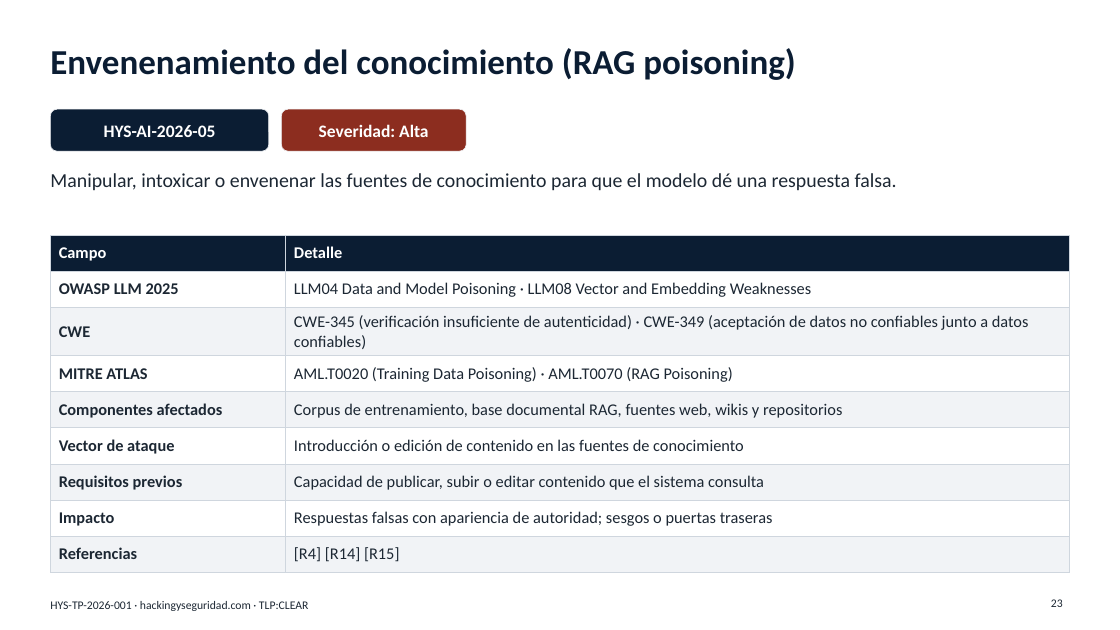
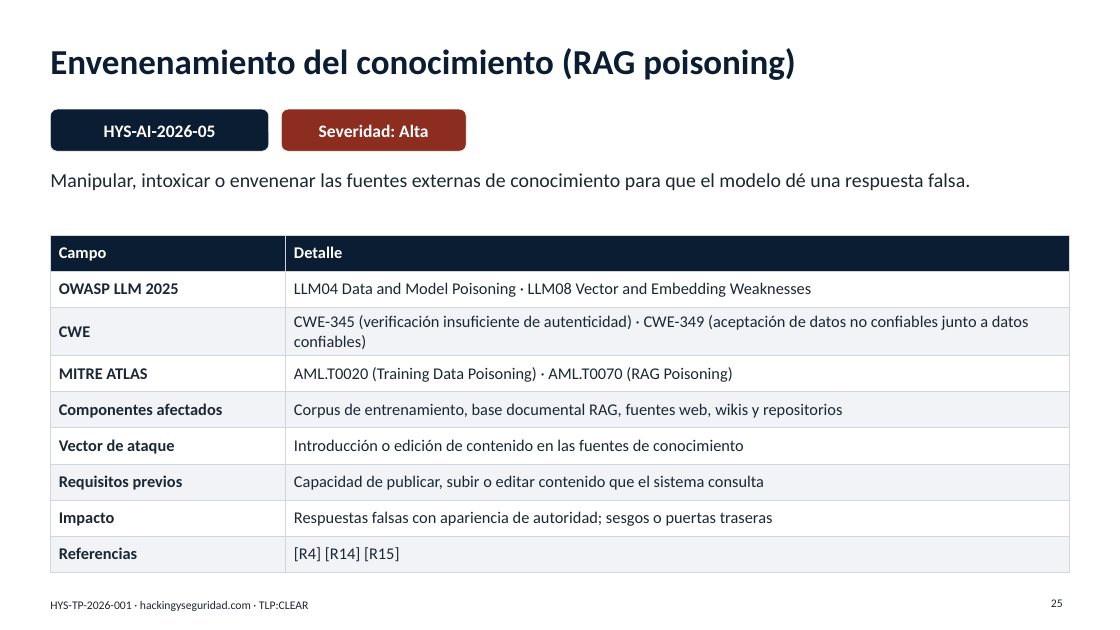
Before and after one commit to hackingyseguridad/hacking2ai, a slide deck: slide 25 of PPT_Hacking_IA_contra_IA.pptx (slide 23 before the commit). Drawn at 1120x630 pixels with LibreOffice and Linux fonts; fonts in the diff are those of the drawing. Boxes give left, top, right and bottom in pixels: in the first picture for what was removed or moved away, otherwise in the second. Text is boxed around its words. In the diff, an @@ line names an element or a change of style, - is before the commit and + after.

```diff
--- a/PPT_Hacking_IA_contra_IA.pptx
+++ b/PPT_Hacking_IA_contra_IA.pptx
@@ text at bbox=[50, 173, 970, 191]: text changed @@
-Manipular, intoxicar o envenenar las fuentes de conocimiento para que el modelo dé una respuesta falsa.
+Manipular, intoxicar o envenenar las fuentes externas de conocimiento para que el modelo dé una respuesta falsa.
@@ page number at bbox=[1051, 599, 1063, 607]: text changed @@
-23
+25
```
Also in this commit, not shown: 4 other slides changed, 3 slides added, 1 other file.
